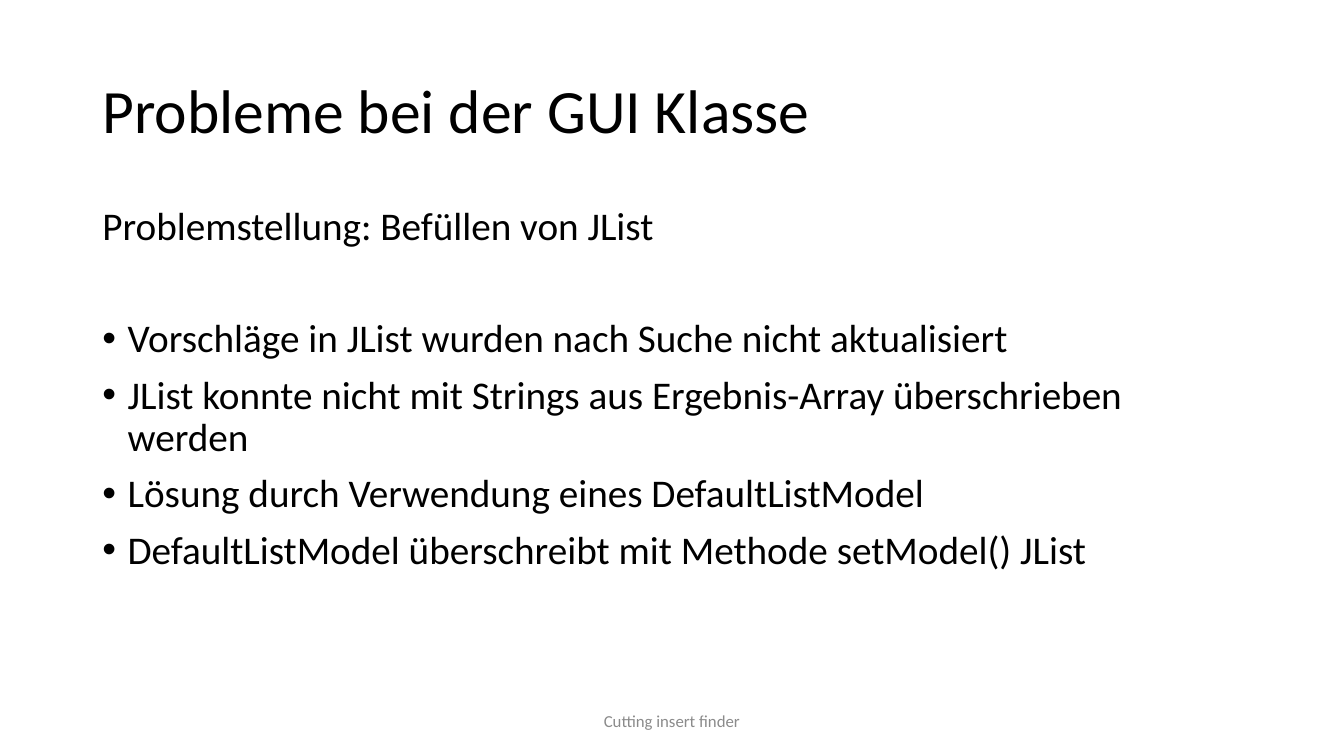
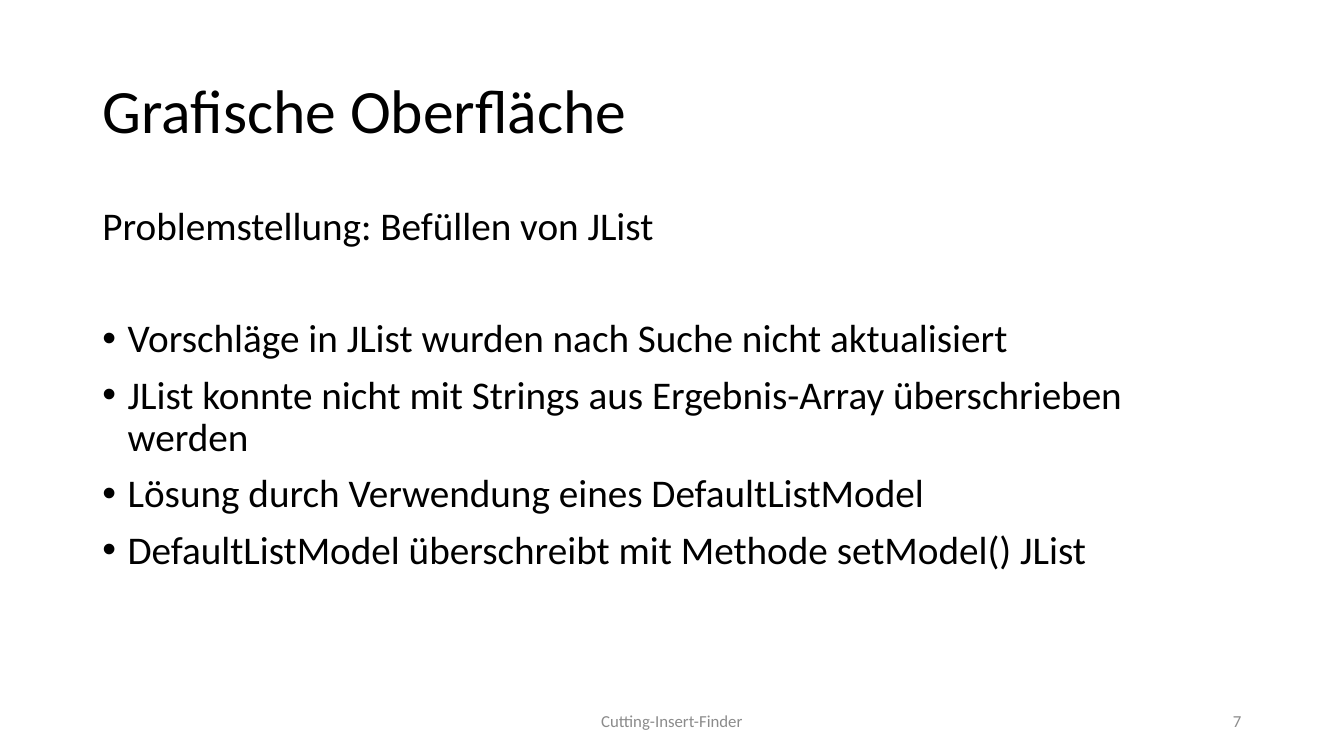
Before and after one commit to vinzenzdreher/DV-Projekt, a slide deck: slide 7 of 4_Praesentation/CuttingInsert Finder.pptx. Drawn at 1344x756 pixels with LibreOffice and Linux fonts; fonts in the diff are those of the drawing; background and template pictures are left out. Boxes give left, top, right and bottom in pixels: in the first picture for what was removed or moved away, otherwise in the second. Text is boxed around its words. In the diff, an @@ line names an element or a change of style, - is before the commit and + after.

```diff
--- a/4_Praesentation/CuttingInsert Finder.pptx
+++ b/4_Praesentation/CuttingInsert Finder.pptx
@@ title at (102, 90, 626, 134): text changed @@
-Probleme bei der GUI Klasse
+Grafische Oberfläche
@@ text at (601, 715, 742, 730): text changed @@
-Cutting insert finder
+Cutting-Insert-Finder
@@ page number added at (1233, 716, 1241, 727), 12 pt, text #8C8C8C @@
+7
```
Also in this commit, not shown: 11 other slides changed, 1 slide added, 1 slide removed, 1 other file.
